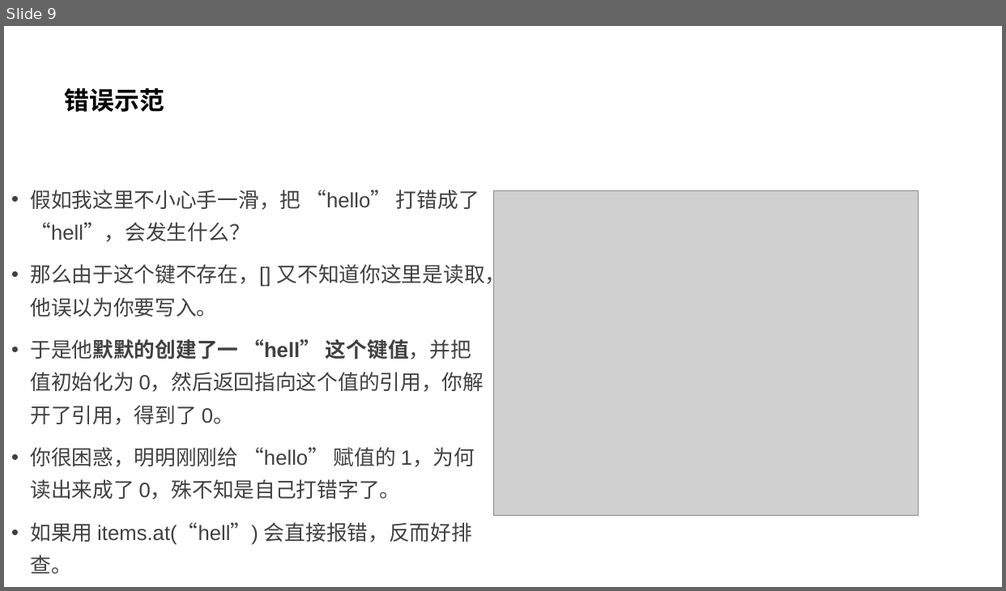
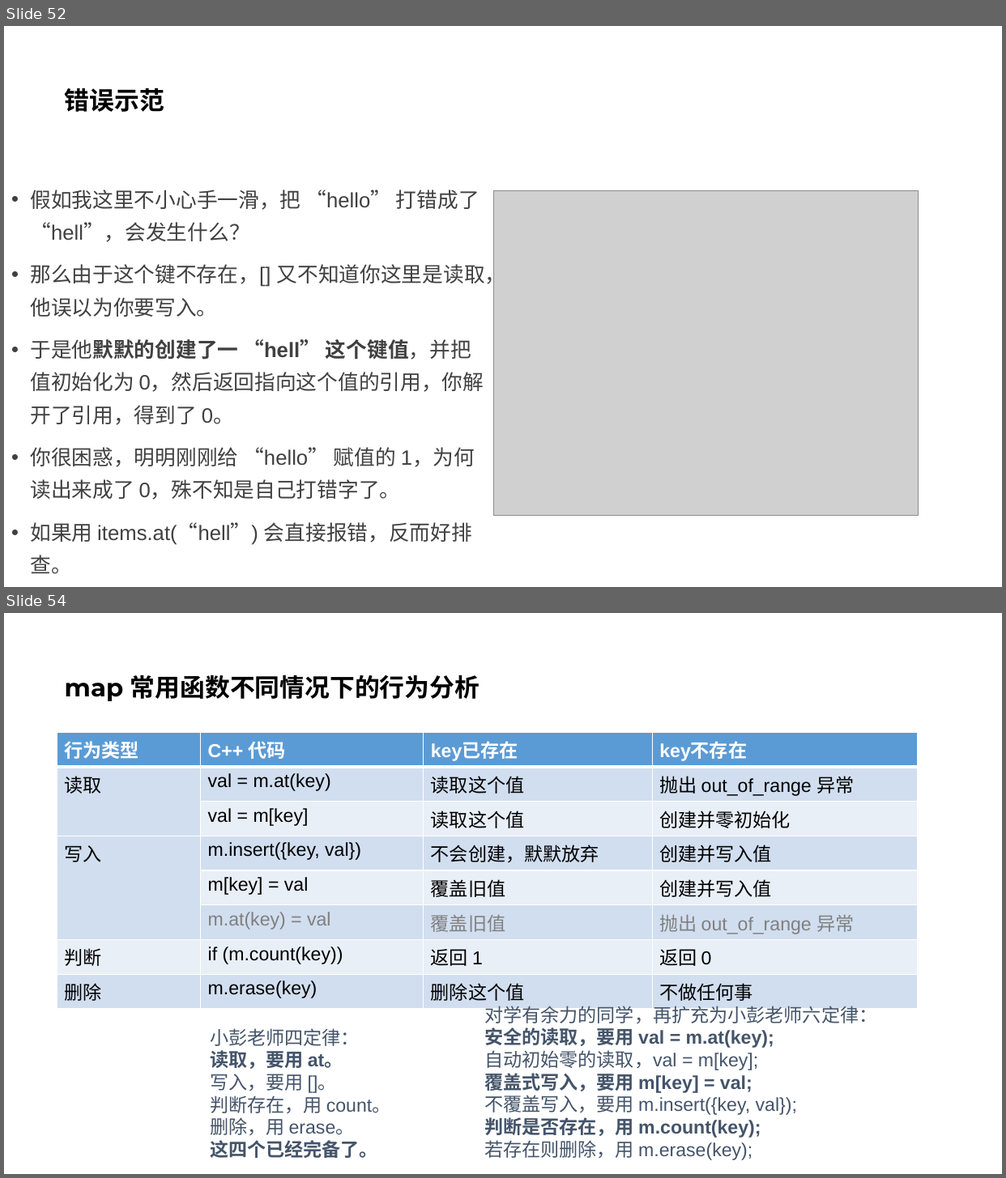
Before and after one commit to parallel101/course, a slide deck: 17/slides.pptx. Shown one above the other, each under a label of ours: slide 9 before the commit, slides 52 and 54 after it; the slides between them are not shown. The pictures are 1006x591 and 1006x1178 pixels, drawn with LibreOffice and Linux fonts; fonts in the diff are those of the drawing; grey boxes stand for pictures. Boxes give left, top, right and bottom in pixels: in the first picture for what was removed or moved away, otherwise in the second. Text is boxed around its words. In the diff, an @@ line names an element or a change of style, - is before the commit and + after.

```diff
--- a/17/slides.pptx
+++ b/17/slides.pptx
@@ slide 54 added at (4, 613, 1002, 1174), background #FFFFFF @@
@@ title added at (65, 675, 479, 701), 24 pt, text #000000, bold @@
+map 常用函数不同情况下的行为分析
@@ table added at (57, 732, 918, 1004), 8 rows, 4 columns @@
+行为类型 | C++ 代码 | key已存在 | key不存在
+读取 | val = m.at(key) | 读取这个值 | 抛出 out_of_range 异常
+ | val = m[key] | 读取这个值 | 创建并零初始化
+写入 | m.insert({key, val}) | 不会创建，默默放弃 | 创建并写入值
+ | m[key] = val | 覆盖旧值 | 创建并写入值
+ | m.at(key) = val | 覆盖旧值 | 抛出 out_of_range 异常
+判断 | if (m.count(key)) | 返回 1 | 返回 0
+删除 | m.erase(key) | 删除这个值 | 不做任何事
@@ text added at (484, 1006, 877, 1161), 18 pt, text #44546A @@
+对学有余力的同学，再扩充为小彭老师六定律：
+安全的读取，要用 val = m.at(key);
+自动初始零的读取，val = m[key];
+覆盖式写入，要用 m[key] = val;
+不覆盖写入，要用 m.insert({key, val});
+判断是否存在，用 m.count(key);
+若存在则删除，用 m.erase(key);
@@ text added at (210, 1029, 391, 1158), 18 pt, text #44546A @@
+小彭老师四定律：
+读取，要用 at。
+写入，要用 []。
+判断存在，用 count。
+删除，用 erase。
+这四个已经完备了。
@@ what was slide 9 is now slide 52 @@
```
Also in this commit, not shown: 9 slides changed, 45 other slides added, 1 slide removed, 6 other files.
